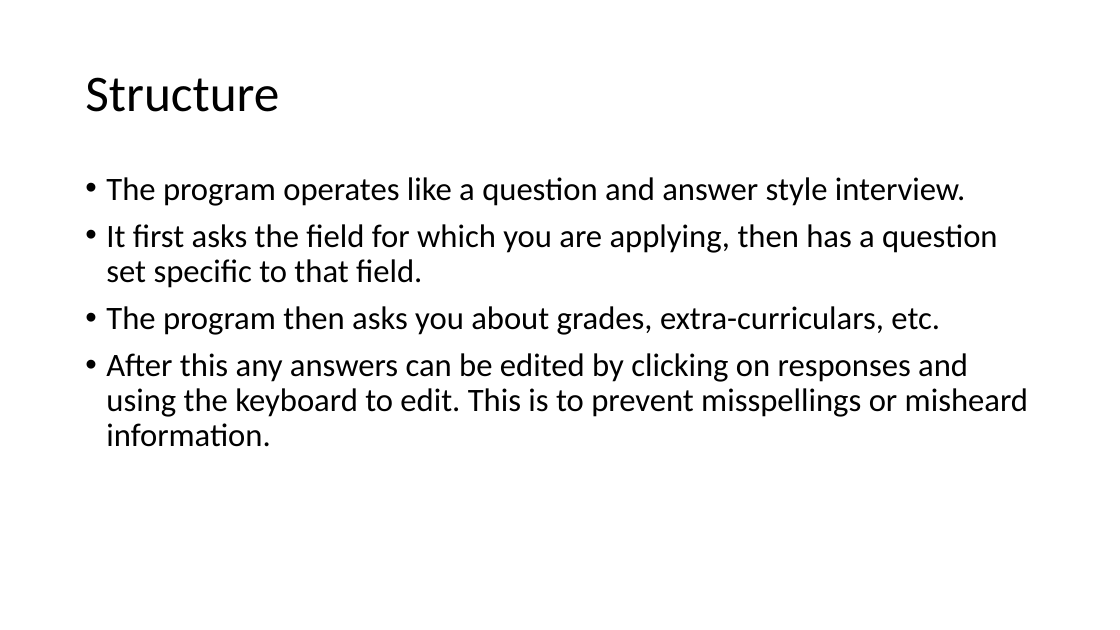
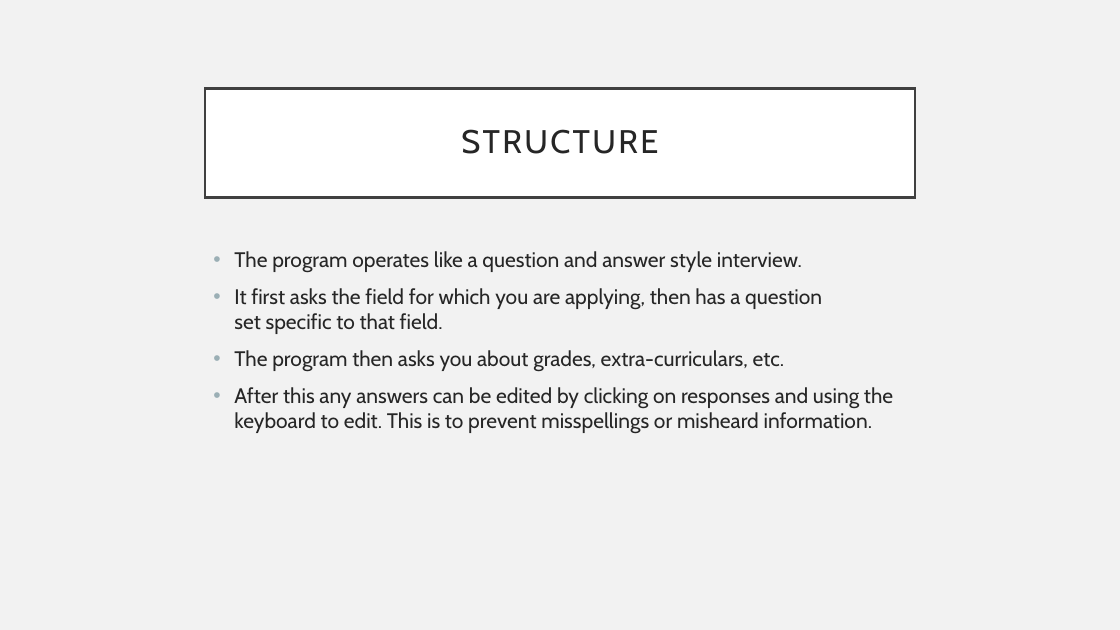
Before and after one commit to eurashin/CS498-Group8, a slide deck: slide 3 of Presentation.odp. Drawn at 1120x630 pixels with LibreOffice and Linux fonts; fonts in the diff are those of the drawing. Boxes give left, top, right and bottom in pixels: in the first picture for what was removed or moved away, otherwise in the second. Text is boxed around its words. In the diff, an @@ line names an element or a change of style, - is before the commit and + after.

```diff
--- a/Presentation.odp
+++ b/Presentation.odp
@@ background #FFFFFF to #F2F2F2 @@
@@ title "STRUCTURE": place and size @@
-title "STRUCTURE" at box(85, 77, 279, 112)
+title "STRUCTURE" at box(205, 89, 915, 198)
@@ title "STRUCTURE" at box(205, 89, 915, 198): fill none to #FFFFFF; outline none to #404040 2.49 pt @@
@@ title at box(461, 129, 658, 154): text changed; size 44 to 28 pt; font Calibri to Cabin; text colour #000000 to #262626 @@
-Structure
+STRUCTURE
@@ text "The program operates like a ...": place and size @@
-text "The program operates like a ..." at box(106, 177, 1028, 447)
+text "The program operates like a ..." at box(234, 251, 893, 434)
@@ text "The program operates like a ..." at box(234, 251, 893, 434): size 28 to 18 pt, font Calibri to Cabin, text colour #000000 to #262626; line spacing 0.9 to 1; bullet colour #000000 to #9BAFB5 @@
```
Also in this commit, not shown: 4 other slides changed, 1 slide added.
